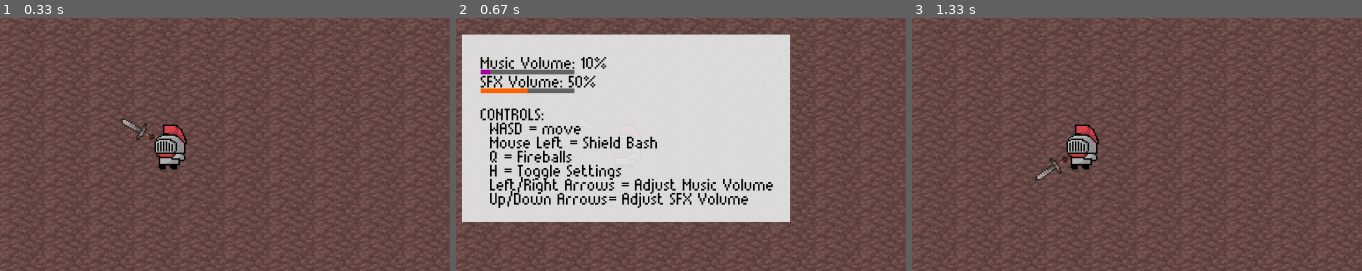
Above: before the commit, frames 1-3 (left to right).
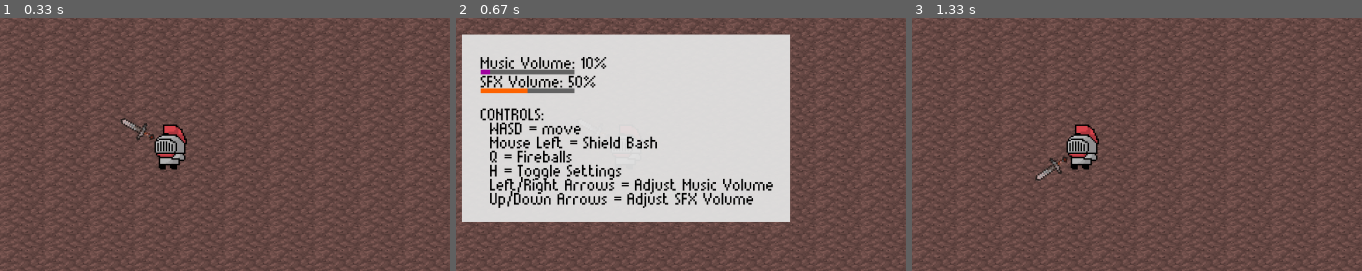
Above: after the commit, the same moments.

Repository: enrico-dibacco/PyGame-Project-3Q
Game: pygame game, started from main.py
Same seed, same stepped clock (60 frames per second), same inputs: the game is played once before the commit and once after it.
Inputs (mouse positions are % of the whole screen's width and height, from its top left):
- Up to frame 1 (0.33 s): no input
- Up to frame 2 (0.67 s): hold H from 0.33 s (still down); hold D from 0.33 s (still down); move the mouse to (46, 55) at 0.37 s
- Up to frame 3 (1.33 s): release H at 0.8 s; release D at 0.8 s; hold H 0.83-1.3 s; hold Right 0.83-1.3 s
The pictures show only the part of the screen within x 31-81%, y 25-75%; the shares and areas given below are measured in that part.

Frame 1 is identical in both runs. In frame 2, 0.9% of the frame differs, in the area x 34-66%, y 69-76%; in frame 3, nothing differs.

Commit message:
added a potion powerup system

Diff:
--- a/main.py
+++ b/main.py
@@ -8,6 +8,7 @@
 from score import Score
 from healthbar import HealthBar
 from fireball import Fireball
+from potion import Potion  # <-- pozioni!
 
 class Particle(pg.sprite.Sprite):
     def __init__(self, pos):
@@ -38,9 +39,12 @@
 enemy_group = pg.sprite.Group()
 fireballs = pg.sprite.Group()
 particles = pg.sprite.Group()
+potions = pg.sprite.Group()
 
 spawn_timer = 0
+potion_timer = 0
 SPAWN_INTERVAL = 1500
+POTION_INTERVAL = 10000
 FIREBALL_COOLDOWN = 1000
 last_fireball_time = 0
 
@@ -52,6 +56,7 @@
 original_death_sound = pg.mixer.Sound("sfx/death.wav")
 knockback_sound = pg.mixer.Sound("sfx/knockback.wav")
 blipSelect_sound = pg.mixer.Sound("sfx/blipSelect.wav")
+powerup_sound = pg.mixer.Sound("sfx/powerup.wav")
 
 shake_timer = 0
 shake_magnitude = 8
@@ -64,13 +69,9 @@
 sfx_volume = 0.5
 font = pg.font.Font("fonts/munro.ttf", 36)
 
-def play_sound(soundname, volume=0.5, loop=False):
-    sound = pg.mixer.Sound(f"{soundname}")
-    sound.set_volume(volume)
-    if loop:
-        sound.play(-1)
-    else:
-        sound.play()
+pg.mixer.music.load("music/bossphaseone.wav")
+pg.mixer.music.set_volume(music_volume)
+pg.mixer.music.play(-1)
 
 def play_random_pitch(sound, pitch_range=(0.95, 1.05)):
     pitch = np.random.uniform(*pitch_range)
@@ -95,13 +96,14 @@
     for _ in range(count):
         particles.add(Particle(pos))
 
-pg.mixer.music.load("music/bossphaseone.wav")
-pg.mixer.music.set_volume(music_volume)
-pg.mixer.music.play(-1)
+def spawn_potion():
+    kind = random.choice(["speed", "multiplier", "nuke"])
+    potions.add(Potion(kind))
 
 while True:
     dt = clock.tick(60)
     spawn_timer += dt
+    potion_timer += dt
 
     for event in pg.event.get():
         if event.type == pg.QUIT or (event.type == pg.KEYDOWN and (event.key == pg.K_ESCAPE or event.key == pg.K_TAB)):
@@ -140,6 +142,7 @@
         fireballs.update()
         enemy_group.update()
         particles.update()
+        potions.update()
         enemy_projectiles.update()
 
         if spawn_timer >= SPAWN_INTERVAL:
@@ -148,12 +151,16 @@
             enemy_group.add(enemy)
             spawn_timer = 0
 
+        if potion_timer >= POTION_INTERVAL:
+            spawn_potion()
+            potion_timer = 0
+
         for fireball in fireballs:
             for enemy in enemy_group:
                 if fireball.rect.colliderect(enemy.rect):
                     spawn_particles(enemy.rect.center)
                     enemy.kill()
-                    score.add(50)
+                    score.add(50 if not hasattr(score, 'multiplier') else 50 * score.multiplier)
                     fireball.kill()
                     play_random_pitch(original_death_sound)
                     shake_timer = 8
@@ -163,7 +170,7 @@
                 if player.shield_collides(enemy.rect):
                     spawn_particles(enemy.rect.center)
                     enemy.kill()
-                    score.add(100)
+                    score.add(100 if not hasattr(score, 'multiplier') else 100 * score.multiplier)
                     play_random_pitch(original_death_sound)
                     shake_timer = 8
 
@@ -171,7 +178,7 @@
             for enemy in enemy_group:
                 if enemy.state == "approaching" and enemy.is_special:
                     if player.shield_collides(enemy.rect):
-                        score.add(50)
+                        score.add(50 if not hasattr(score, 'multiplier') else 50 * score.multiplier)
                         enemy.knockback()
                         play_random_pitch(knockback_sound)
 
@@ -179,7 +186,7 @@
             if enemy.state == "vulnerable" and player.shield_collides(enemy.rect):
                 spawn_particles(enemy.rect.center)
                 enemy.kill()
-                score.add(100)
+                score.add(100 if not hasattr(score, 'multiplier') else 100 * score.multiplier)
                 play_random_pitch(original_death_sound)
                 shake_timer = 8
             if player.player_collides(enemy.rect):
@@ -204,6 +211,21 @@
                     pg.quit()
                     exit()
 
+        for potion in potions:
+            if player.rect.colliderect(potion.rect):
+                potion.apply_effect(player, score, enemy_group)
+                potion.kill()
+                play_random_pitch(powerup_sound)
+
+
+        now = pg.time.get_ticks()
+        if hasattr(player, 'speed_timer') and now - player.speed_timer > 30000:
+            player.speed = 5
+            del player.speed_timer
+        if hasattr(score, 'multiplier_timer') and now - score.multiplier_timer > 30000:
+            del score.multiplier
+            del score.multiplier_timer
+
     if shake_timer > 0:
         shake_offset = (random.randint(-shake_magnitude, shake_magnitude), random.randint(-shake_magnitude, shake_magnitude))
         shake_timer -= 1
@@ -216,6 +238,7 @@
     enemy_group.draw(screen)
     particles.draw(screen)
     enemy_projectiles.draw(screen)
+    potions.draw(screen)
     healthb.draw(screen)
     score.draw(screen)
 
@@ -230,10 +253,9 @@
         screen.blit(music_text, (650, 340))
         screen.blit(sfx_text, (650, 380))
 
-        # Draw sliders
-        pg.draw.rect(screen, (100, 100, 100), (650, 375, 200, 10))  # music bg
+        pg.draw.rect(screen, (100, 100, 100), (650, 375, 200, 10))
         pg.draw.rect(screen, (160, 0, 160), (650, 375, int(music_volume * 200), 10))
-        pg.draw.rect(screen, (100, 100, 100), (650, 415, 200, 10))  # sfx bg
+        pg.draw.rect(screen, (100, 100, 100), (650, 415, 200, 10))
         pg.draw.rect(screen, (255, 100, 0), (650, 415, int(sfx_volume * 200), 10))
 
         controls_text = font.render("CONTROLS:", True, (0, 0, 0))
@@ -243,7 +265,7 @@
             "Q = Fireballs",
             "H = Toggle Settings",
             "Left/Right Arrows = Adjust Music Volume",
-            "Up/Down Arrows= Adjust SFX Volume"
+            "Up/Down Arrows = Adjust SFX Volume"
         ]
         screen.blit(controls_text, (650, 450))
         for i, line in enumerate(lines):
--- /dev/null
+++ b/potion.py
@@ -0,0 +1,67 @@
+import pygame as pg
+import random
+import math
+
+class Particle(pg.sprite.Sprite):
+    def __init__(self, pos):
+        super().__init__()
+        self.image = pg.Surface((6, 6), pg.SRCALPHA)
+        self.image.fill((255, 50, 50))
+        self.rect = self.image.get_rect(center=pos)
+        self.velocity = [random.uniform(-3, 3), random.uniform(-3, 3)]
+        self.life = 30
+
+    def update(self):
+        self.rect.x += self.velocity[0]
+        self.rect.y += self.velocity[1]
+        self.life -= 1
+        if self.life <= 0:
+            self.kill()
+class Potion(pg.sprite.Sprite):
+    def __init__(self, potion_type):
+        super().__init__()
+        self.potion_type = potion_type
+
+        self.image = pg.image.load(f"potions/{potion_type}.png").convert_alpha()
+        self.image = pg.transform.scale(self.image, (40, 40))
+        self.rect = self.image.get_rect(center=(random.randint(100, 1800), random.randint(100, 900)))
+        self.base_y = self.rect.centery  # bobbing base position
+
+        self.spawn_time = pg.time.get_ticks()
+        self.flash_timer = 0
+        self.flashing = False
+
+    def update(self):
+        now = pg.time.get_ticks()
+        age = now - self.spawn_time
+
+
+        self.rect.centery = self.base_y + int(math.sin(now / 200) * 5)
+
+        if age > 30000:
+            self.flashing = True
+            if (now // 250) % 2 == 0:
+                self.image.set_alpha(255)
+            else:
+                self.image.set_alpha(50)
+
+            if age > 35000:
+                self.kill()
+
+    def apply_effect(self, player, score, enemy_group):
+        now = pg.time.get_ticks()
+
+        if self.potion_type == "speed":
+            player.speed *= 1.5
+            player.speed_timer = now
+
+        elif self.potion_type == "multiplier":
+            score.multiplier = 3
+            score.multiplier_timer = now
+
+        elif self.potion_type == "nuke":
+            for enemy in enemy_group:
+                enemy.kill()
+
+            if hasattr(player, "shake_timer"):
+                player.shake_timer = 8
Binary file added: potions/multiplier.png
Binary file added: potions/nuke.png
Binary file added: potions/speed.png
Not shown, added: sfx/multiplierpow.wav
Not shown, added: sfx/nukepow.wav
Not shown, added: sfx/powerup.wav
Not shown, added: sfx/speedpow.wav
